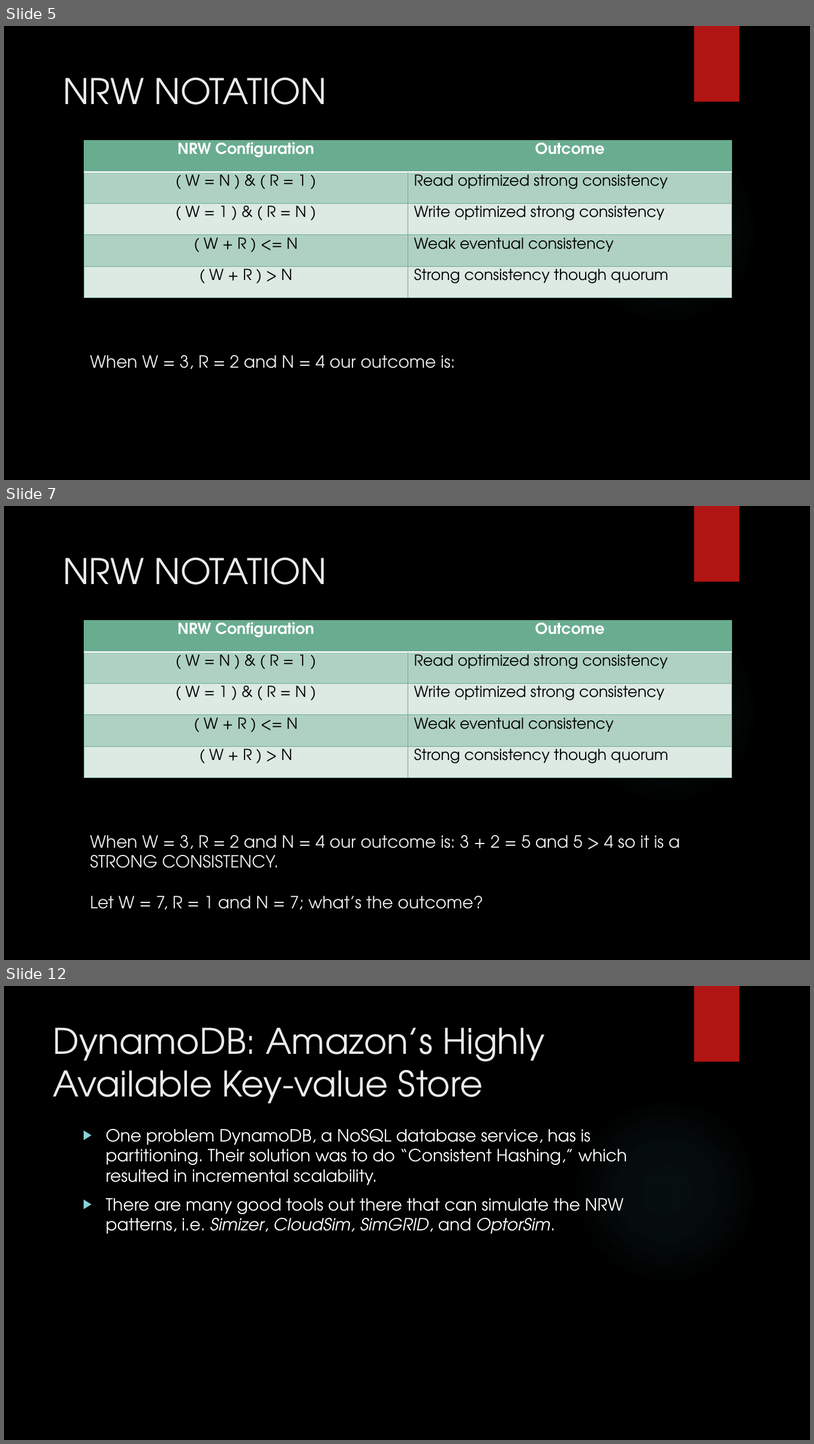
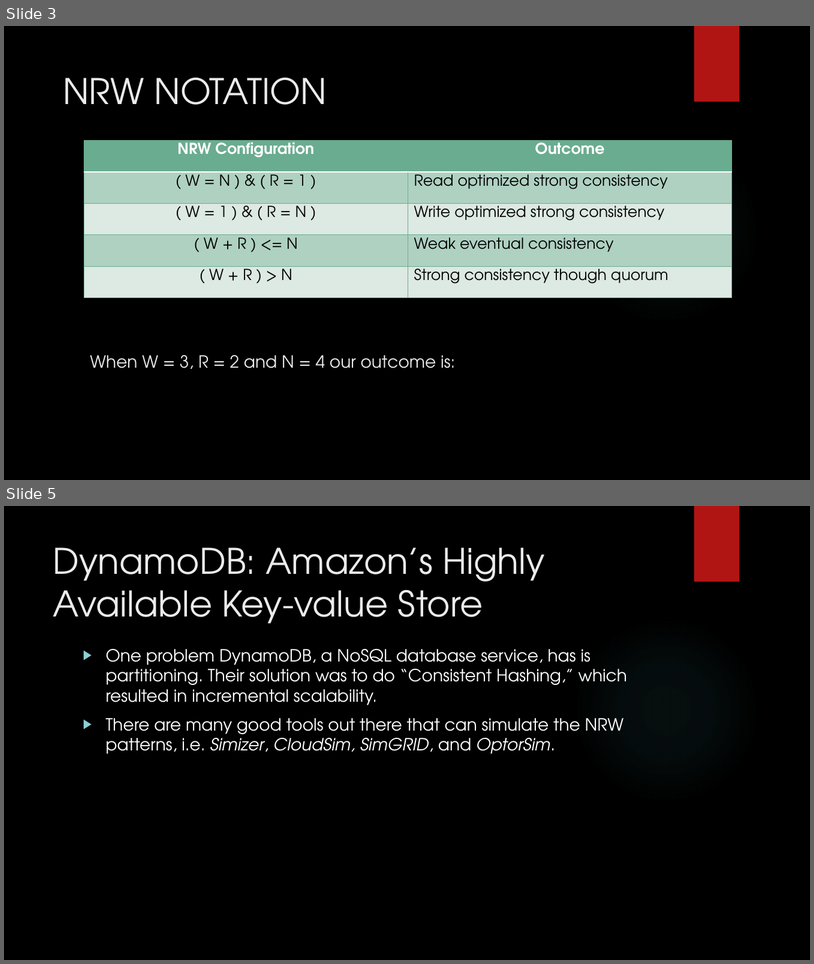
Before and after one commit to MaxWOU/cs364pptx, a slide deck: group6slidshow.pptx. Shown one above the other, each under a label of ours: slides 5, 7 and 12 before the commit, slides 3 and 5 after it; the slides between them are not shown. The pictures are 814x1444 and 814x964 pixels, drawn with LibreOffice and Linux fonts; fonts in the diff are those of the drawing; background and template pictures are left out. Boxes give left, top, right and bottom in pixels: in the first picture for what was removed or moved away, otherwise in the second. Text is boxed around its words. In the diff, an @@ line names an element or a change of style, - is before the commit and + after.

```diff
--- a/group6slidshow.pptx
+++ b/group6slidshow.pptx
@@ slide 7 removed at (x1=4, y1=506, x2=810, y2=960), background picture (left out); not listed: 2 template elements that a slide beside it also shows @@
@@ text removed at (x1=63, y1=557, x2=327, y2=585) @@
-NRW NOTATION
@@ table removed at (x1=84, y1=621, x2=732, y2=778), 5 rows, 2 columns @@
-NRW Configuration | Outcome
-( W = N ) & ( R = 1 ) | Read optimized strong consistency
-( W = 1 ) & ( R = N ) | Write optimized strong consistency
-( W + R ) <= N | Weak eventual consistency
-( W + R ) > N | Strong consistency though quorum
@@ title removed at (x1=90, y1=835, x2=680, y2=909) @@
-When W = 3, R = 2 and N = 4 our outcome is: 3 + 2 = 5 and 5 > 4 so it is a STRONG CONSISTENCY.
-Let W = 7, R = 1 and N = 7; what’s the outcome?
@@ what was slide 5 is now slide 3 @@
@@ what was slide 12 is now slide 5 @@
```
Also in this commit, not shown: 1 slide changed, 6 other slides removed.
